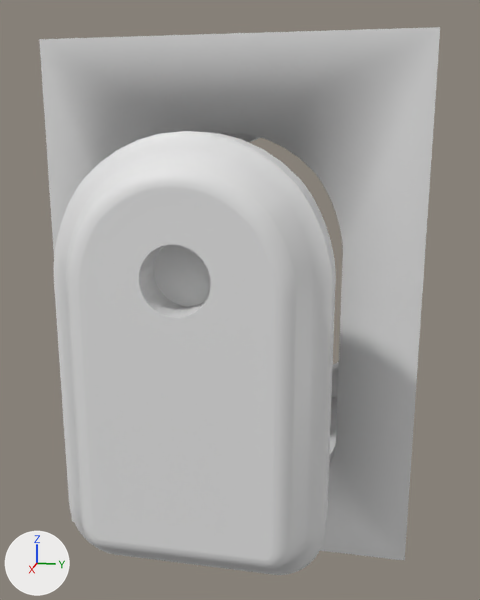
The Blender file Models/GroupD/Factory Kit/Rooms/Smelter Room/Wall/FI-077 Smeltery DoorFrame.blend: old version first, new version second.
Before and after are seen from a 50 mm lens placed at (4.45, 0.74, 2.31), pointed at (0.55, -0.04, 1.33). Arrows for +X, +Y and +Z are at lower left; the lights stay in place.

Names of what the first picture shows: 'FI-76 Smeltery DoorFrame', 'FI-76 Smeltery DoorFrame.001'.
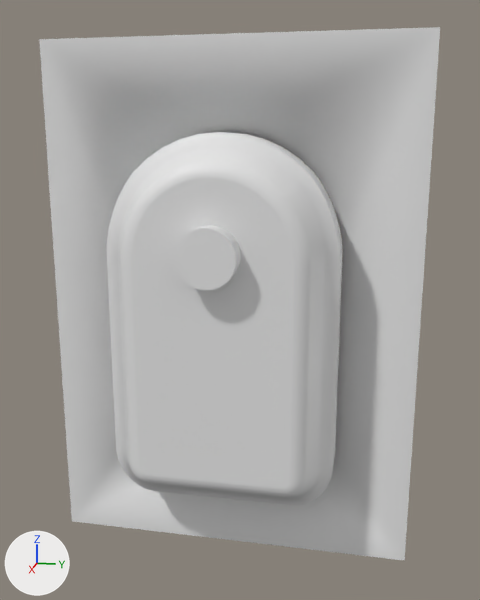
Scene script edits in JSON lines:
```json
{"op": "set", "path": "ob_fi_76_smeltery_doorframe_001.location", "old": "(0.0, 0.0, 0.0)", "new": "(-0.589, 0.0, 0.0)"}
{"op": "set", "path": "ob_cylinder.location", "old": "(2.004, 0.0, 1.768)", "new": "(1.415, 0.0, 1.768)"}
{"op": "remove", "block": "ob_cylinder", "code": "ob_cylinder.hide_set(True)"}
```

What differs and where, as boxes (x1, y1, x2, y2) in the pictures (480 x 600 px):
```json
{"object": "FI-76 Smeltery DoorFrame.001", "change": "moved, reshaped", "before": [54, 131, 336, 575], "after": [107, 132, 343, 506], "on screen": "16% narrower, 16% shorter"}
{"object": "Cylinder", "change": "shown", "after": [175, 225, 241, 290]}
```
